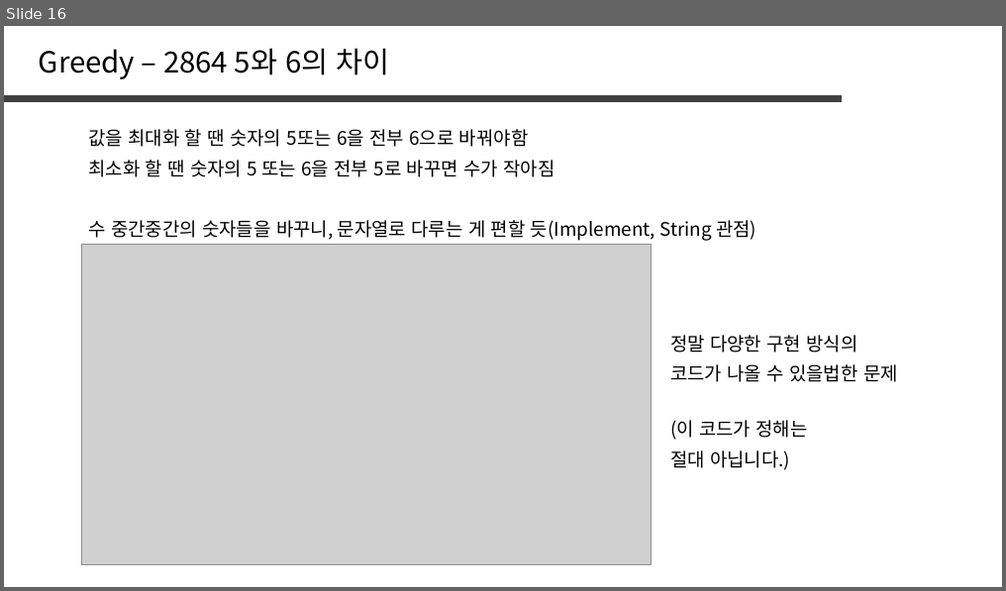
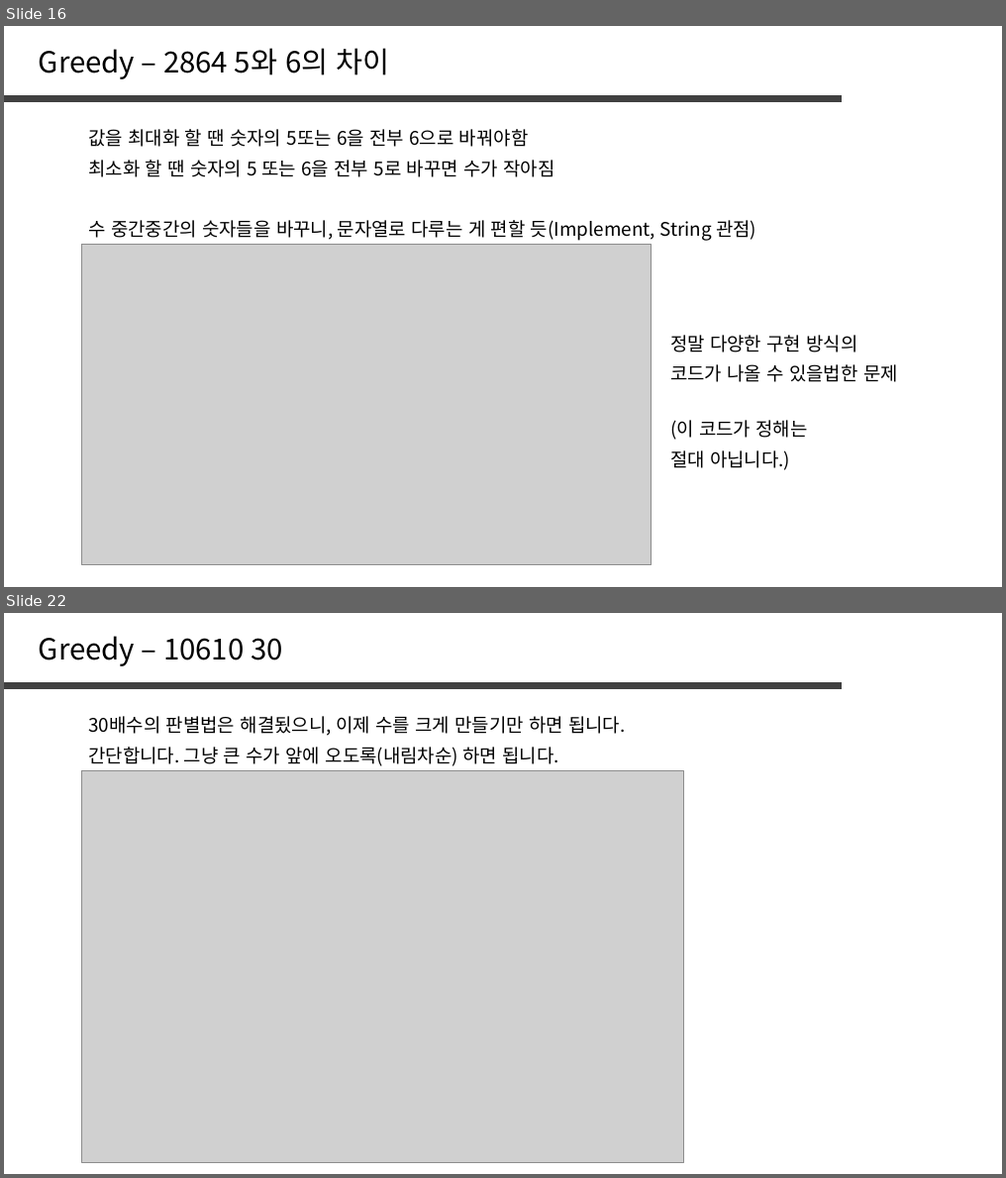
Before and after one commit to jaehoo1/PS-study, a slide deck: study/6_Greedy.pptx. Shown one above the other, each under a label of ours: slide 16 before the commit, slides 16 and 22 after it; the slides between them are not shown. The pictures are 1006x591 and 1006x1178 pixels, drawn with LibreOffice and Linux fonts; fonts in the diff are those of the drawing; grey boxes stand for pictures. Boxes give left, top, right and bottom in pixels: in the first picture for what was removed or moved away, otherwise in the second. Text is boxed around its words. In the diff, an @@ line names an element or a change of style, - is before the commit and + after.

```diff
--- a/study/6_Greedy.pptx
+++ b/study/6_Greedy.pptx
@@ slide 22 added at [4,613,1002,1174], background #FFFFFF @@
@@ text added at [39,636,283,666], 28 pt, text #000000 @@
+Greedy – 10610 30
@@ line added from (4, 685) to (843, 685), #404040 6 pt @@
@@ text added at [88,716,625,736], 18 pt, text #000000 @@
+30배수의 판별법은 해결됬으니, 이제 수를 크게 만들기만 하면 됩니다.
@@ text added at [88,747,558,766], 18 pt, text #000000 @@
+간단합니다. 그냥 큰 수가 앞에 오도록(내림차순) 하면 됩니다.
@@ picture added at [81,771,684,1162] @@
```
Also in this commit, not shown: 1 slide changed, 5 other slides added, 23 slides removed.
